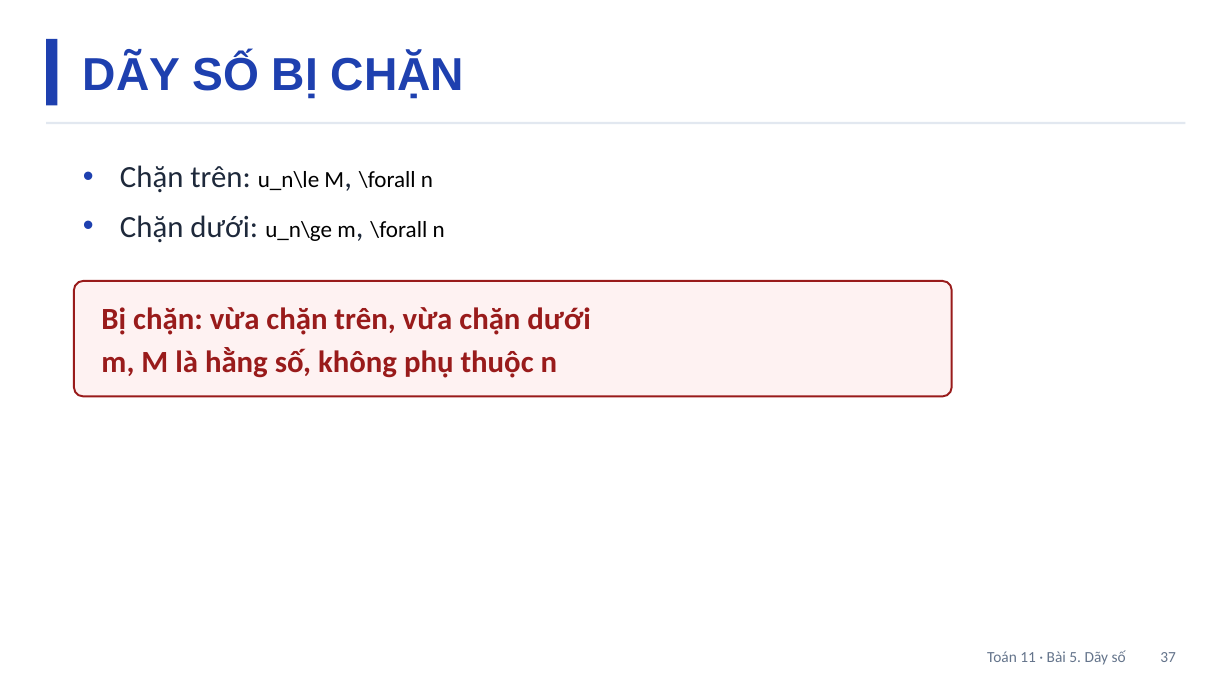
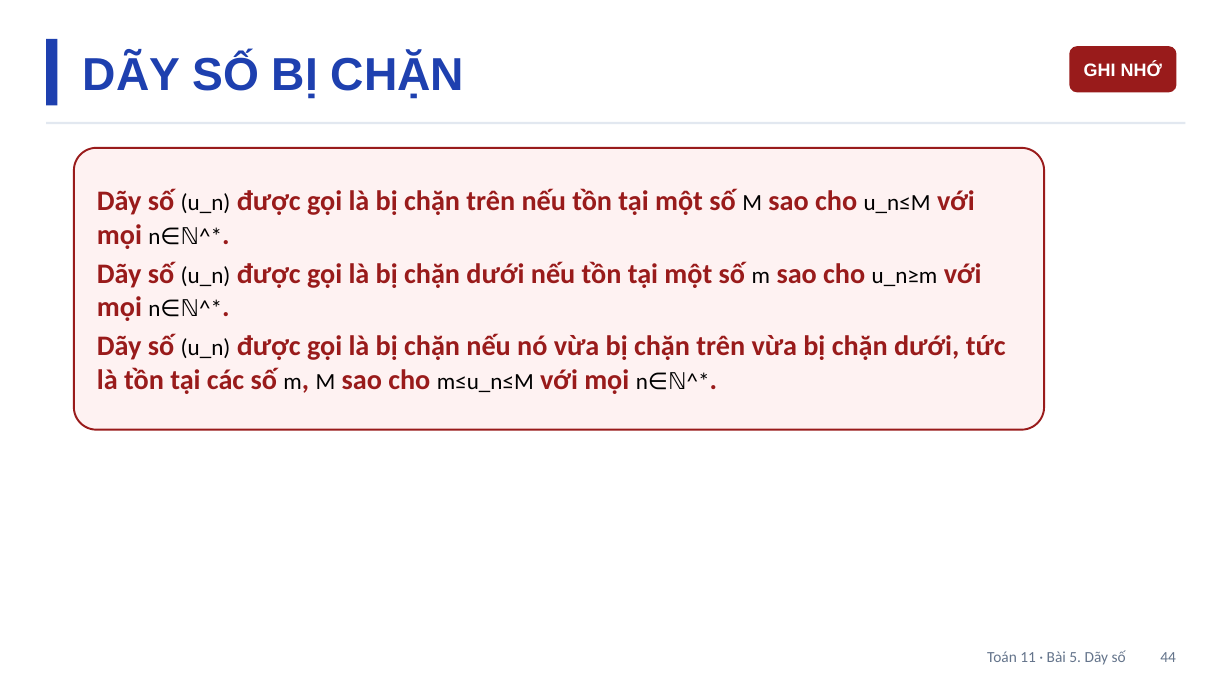
Before and after one commit to Trangtu66/Taode_thi_online, a slide deck: slide 44 of slide/Slide_TOAN11_Bai5_T11-12.pptx (slide 37 before the commit). Drawn at 1232x693 pixels with LibreOffice and Linux fonts; fonts in the diff are those of the drawing. Boxes give left, top, right and bottom in pixels: in the first picture for what was removed or moved away, otherwise in the second. Text is boxed around its words. In the diff, an @@ line names an element or a change of style, - is before the commit and + after.

```diff
--- a/slide/Slide_TOAN11_Bai5_T11-12.pptx
+++ b/slide/Slide_TOAN11_Bai5_T11-12.pptx
@@ rounded rectangle added at (x1=1069, y1=46, x2=1177, y2=92), fill #991B1B, 14 pt, text #FFFFFF, bold @@
+GHI NHỚ
@@ rounded rectangle resized from (x1=74, y1=281, x2=952, y2=396) to (x1=74, y1=148, x2=1044, y2=430) @@
@@ text removed at (x1=120, y1=165, x2=445, y2=242) @@
-• Chặn trên: u_n\le M, \forall n
-• Chặn dưới: u_n\ge m, \forall n
@@ text added at (x1=97, y1=188, x2=1006, y2=394), 22 pt, text #991B1B, bold @@
+Dãy số (u_n) được gọi là bị chặn trên nếu tồn tại một số M sao cho u_n≤M với mọi n∈ℕ^*.
+Dãy số (u_n) được gọi là bị chặn dưới nếu tồn tại một số m sao cho u_n≥m với mọi n∈ℕ^*.
+Dãy số (u_n) được gọi là bị chặn nếu nó vừa bị chặn trên vừa bị chặn dưới, tức là tồn tại các số m, M sao cho m≤u_n≤M với mọi n∈ℕ^*.
@@ text removed at (x1=101, y1=307, x2=590, y2=378) @@
-Bị chặn: vừa chặn trên, vừa chặn dưới
-m, M là hằng số, không phụ thuộc n
@@ text at (x1=987, y1=650, x2=1176, y2=665): text changed @@
-Toán 11 · Bài 5. Dãy số 37
+Toán 11 · Bài 5. Dãy số 44
```
Also in this commit, not shown: 46 other slides changed, 31 slides added, 1 slide removed, 8 other files.
